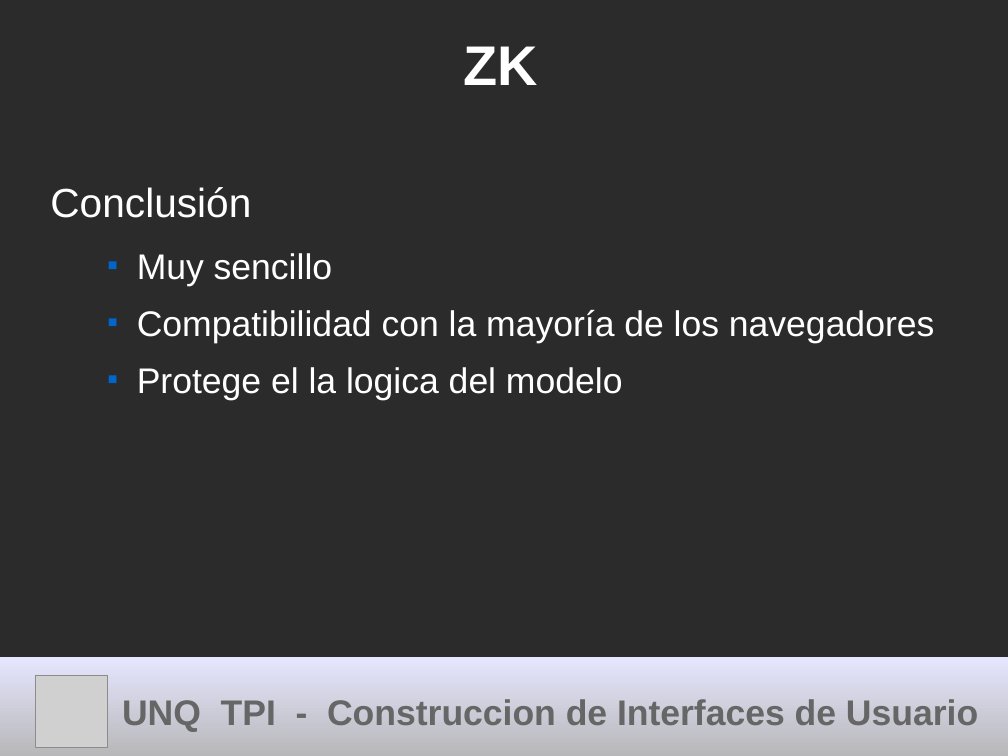
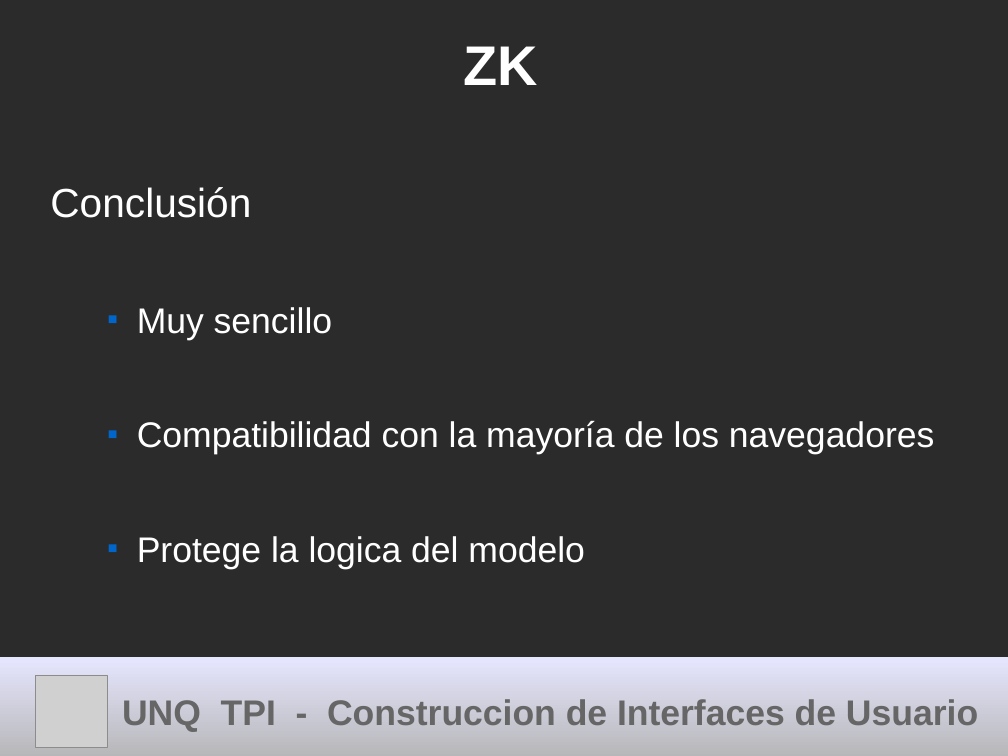
Before and after one commit to cdmarchionne/tpi-ui-tp-esferas, a slide deck: slide 22 of ZK/resources/Presentacion ZK.odp (slide 21 before the commit). Drawn at 1008x756 pixels with LibreOffice and Linux fonts; fonts in the diff are those of the drawing; grey boxes stand for pictures; background and template pictures are left out; a plain dark background stands for a picture behind light text. Boxes give left, top, right and bottom in pixels: in the first picture for what was removed or moved away, otherwise in the second. Text is boxed around its words. In the diff, an @@ line names an element or a change of style, - is before the commit and + after.

```diff
--- a/ZK/resources/Presentacion ZK.odp
+++ b/ZK/resources/Presentacion ZK.odp
@@ text at [50,187,934,455]: more space between paragraphs @@
@@ text at [137,536,585,569]: text changed @@
-  ■ Protege el la logica del modelo
+  ■ Protege la logica del modelo
```
Also in this commit, not shown: 13 other slides changed, 2 slides added, 1 other file.
